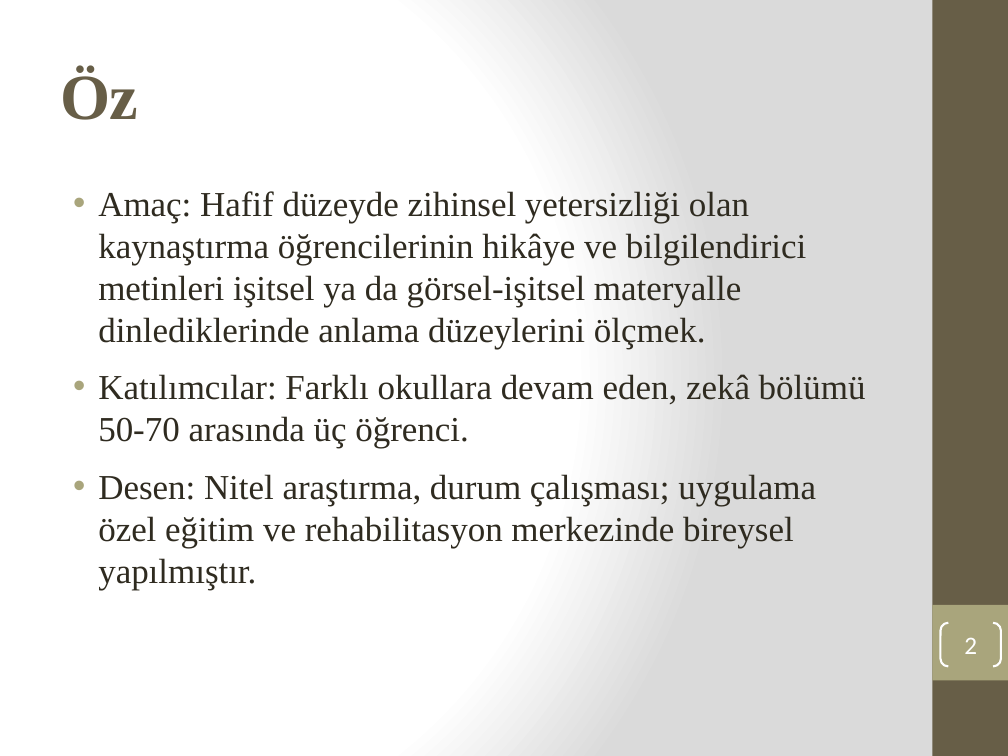
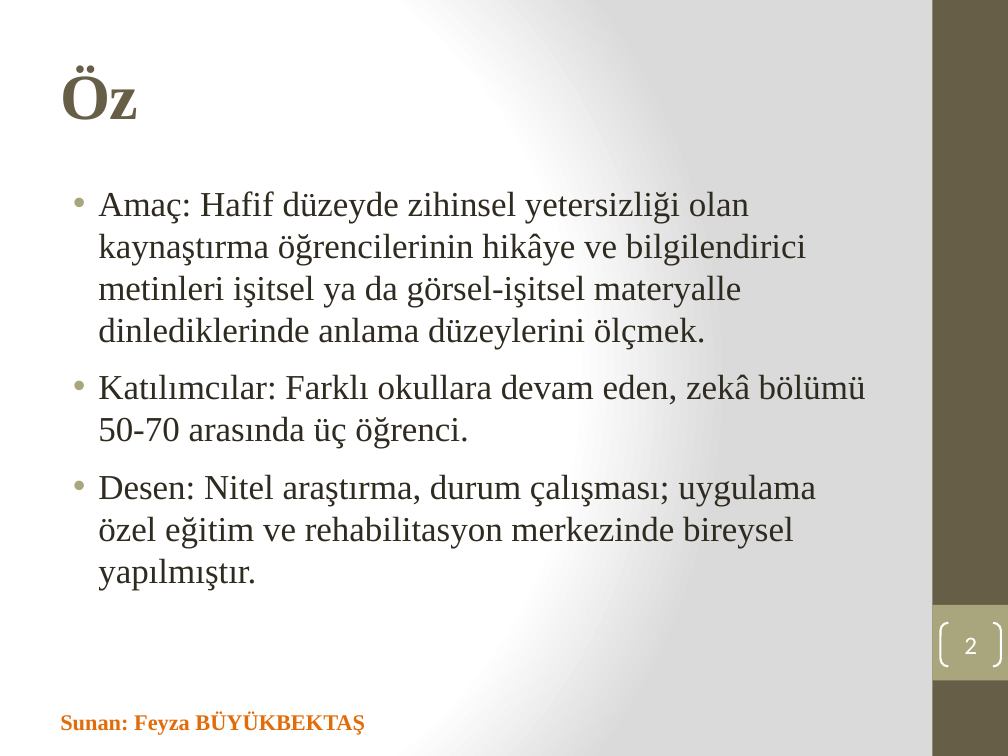
Before and after one commit to edipsahin20-tech/sahinerp, a slide deck: slide 2 of Makale1_Dinledigini_Anlama_Ozet.pptx. Drawn at 1008x756 pixels with LibreOffice and Linux fonts; fonts in the diff are those of the drawing. Boxes give left, top, right and bottom in pixels: in the first picture for what was removed or moved away, otherwise in the second. Text is boxed around its words. In the diff, an @@ line names an element or a change of style, - is before the commit and + after.

```diff
--- a/Makale1_Dinledigini_Anlama_Ozet.pptx
+++ b/Makale1_Dinledigini_Anlama_Ozet.pptx
@@ text added at <box>60,713,365,735</box>, 16 pt, text #E36C0A, bold @@
+Sunan: Feyza BÜYÜKBEKTAŞ
```
Also in this commit, not shown: 4 other slides changed, 3 slides added.
